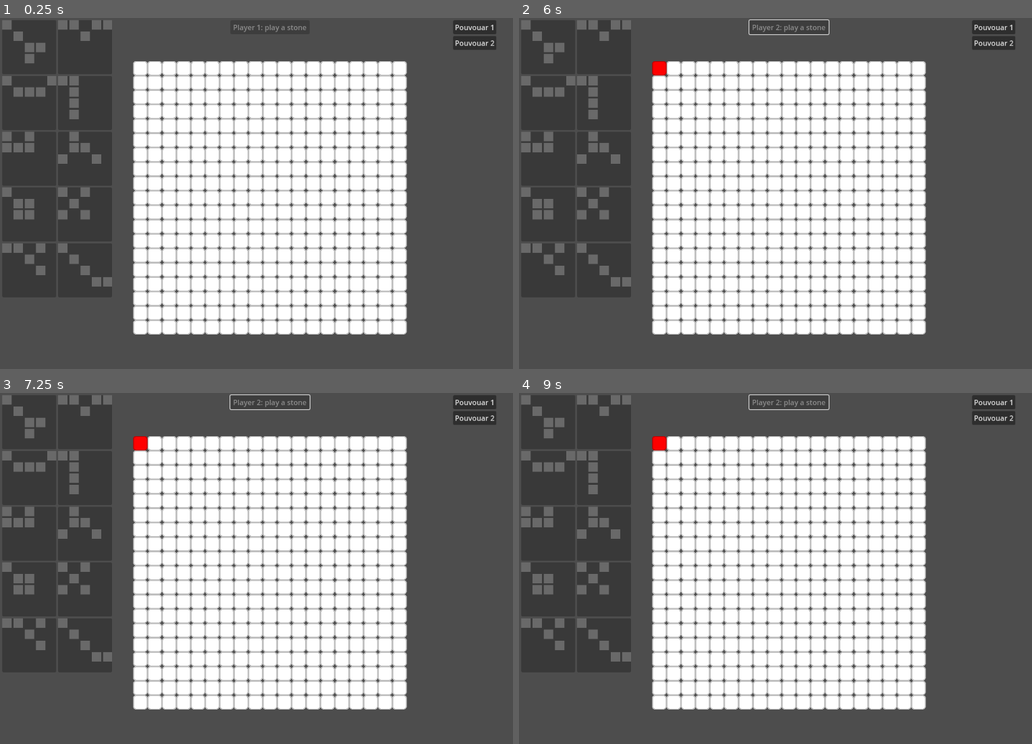
Above: before the commit, frames 1-4 (two rows, left to right).
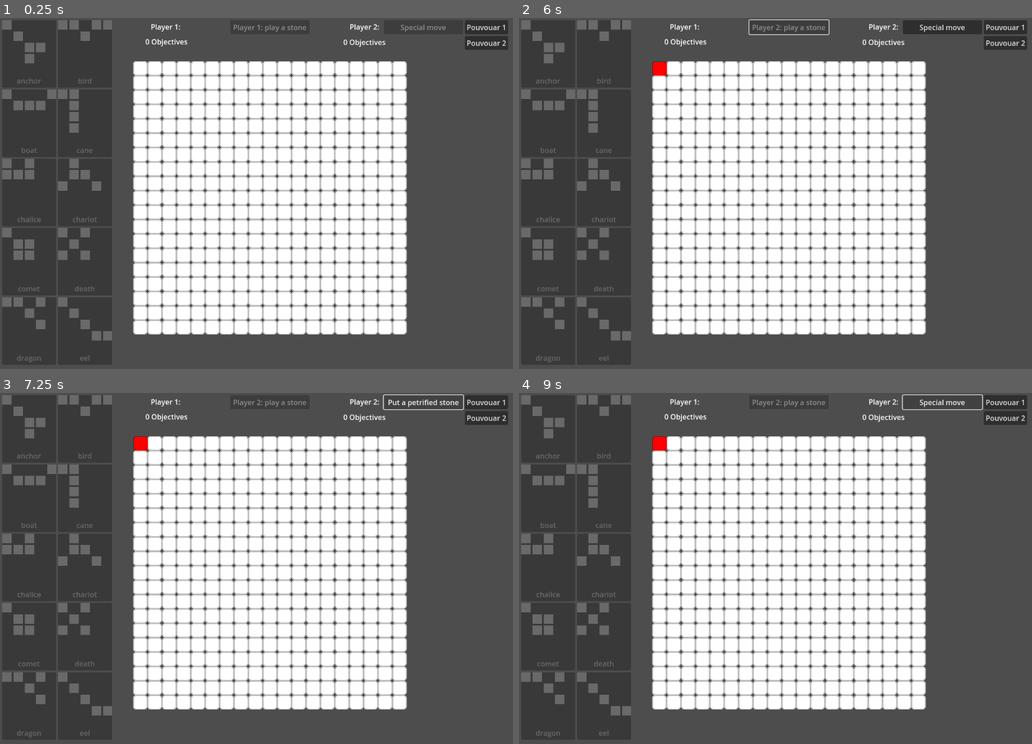
Above: after the commit, the same moments.

Repository: Kevar/CardJammers
Game: Godot game, scene res://scenes/main_2.tscn
Same seed, same stepped clock (60 frames per second), same inputs: the game is played once before the commit and once after it.
Inputs (mouse positions are in pixels of both pictures, inside the frame that each line leads up to):
- Up to frame 1 (0.25 s): no input
- Up to frame 2 (6 s): click "Pouvouar 1" at 0.5 s; click "Pouvouar 2" at 1.25 s; click "Pouvouar 1" at 2 s; click "Pouvouar 2" at 2.75 s; click "Pouvouar 1" at 3.5 s; click "Pouvouar 2" at 4.25 s; tap Enter at 5 s; move the mouse to (657, 67) at 5.02 s; click (657, 67) at 5.17 s; click "Next player" at 5.75 s
- Up to frame 3 (7.25 s): click (425, 403) at 6.5 s, where only the run after the commit has a clickable "Special move"
- Up to frame 4 (9 s): click (944, 403) at 7.25 s, where only the run after the commit has a clickable "Put a petrified stone"; click (944, 403) at 8 s, where only the run after the commit has a clickable "Special move"; click (944, 403) at 8.75 s, where only the run after the commit has a clickable "Put a petrified stone"

The runs differ from the first frame. In frame 1, 4.2% of the frame differs, in the area x 0-99%, y 0-98%; in frame 2, 4.7%; in frame 3, 4.5%; in frame 4, 4.5%.

Commit message:
end game management and objective names

Diff:
--- a/scenes/main_2.tscn
+++ b/scenes/main_2.tscn
@@ -47,7 +47,7 @@
 anchors_preset = 15
 anchor_right = 1.0
 anchor_bottom = 1.0
-offset_left = 1007.0
+offset_left = 1033.0
 offset_top = 5.0
 offset_right = -3.0
 offset_bottom = -5.0
@@ -66,9 +66,88 @@
 grow_horizontal = 2
 text = "Player 1 : Play a stone"
 
+[node name="Player2SpecialMove" type="Button" parent="Camera2D/CanvasLayer"]
+custom_minimum_size = Vector2(120, 30)
+anchors_preset = 5
+anchor_left = 0.5
+anchor_right = 0.5
+offset_left = 253.0
+offset_top = 5.0
+offset_right = 429.0
+offset_bottom = 36.0
+grow_horizontal = 2
+text = "Player 2 special move"
+
+[node name="Label" type="Label" parent="Camera2D/CanvasLayer"]
+offset_left = 335.0
+offset_top = 8.0
+offset_right = 401.0
+offset_bottom = 31.0
+text = "Player 1:"
+
+[node name="Player1ObjectivesCount" type="Label" parent="Camera2D/CanvasLayer"]
+offset_left = 323.0
+offset_top = 41.0
+offset_right = 417.0
+offset_bottom = 64.0
+text = "0 Objectives"
+
+[node name="Player2ObjectivesCount" type="Label" parent="Camera2D/CanvasLayer"]
+offset_left = 763.0
+offset_top = 42.0
+offset_right = 857.0
+offset_bottom = 65.0
+text = "0 Objectives"
+
+[node name="Label2" type="Label" parent="Camera2D/CanvasLayer"]
+offset_left = 777.0
+offset_top = 8.0
+offset_right = 843.0
+offset_bottom = 31.0
+text = "Player 2:"
+
+[node name="WinScreen" type="ColorRect" parent="Camera2D/CanvasLayer"]
+visible = false
+anchors_preset = 15
+anchor_right = 1.0
+anchor_bottom = 1.0
+grow_horizontal = 2
+grow_vertical = 2
+color = Color(0, 0, 0, 0.498039)
+
+[node name="WinText" type="RichTextLabel" parent="Camera2D/CanvasLayer/WinScreen"]
+layout_mode = 1
+anchors_preset = 15
+anchor_right = 1.0
+anchor_bottom = 1.0
+offset_top = 371.0
+offset_bottom = -364.0
+grow_horizontal = 2
+grow_vertical = 2
+theme_override_font_sizes/normal_font_size = 40
+bbcode_enabled = true
+text = "[center]Player 1 Wins!!![/center]"
+
+[node name="PlayAgain" type="Button" parent="Camera2D/CanvasLayer/WinScreen"]
+layout_mode = 1
+anchors_preset = 8
+anchor_left = 0.5
+anchor_top = 0.5
+anchor_right = 0.5
+anchor_bottom = 0.5
+offset_left = -43.5
+offset_top = 43.0
+offset_right = 43.5
+offset_bottom = 74.0
+grow_horizontal = 2
+grow_vertical = 2
+text = "Play again"
+
 [node name="Music" type="AudioStreamPlayer" parent="."]
 stream = ExtResource("14_nm0rc")
 volume_db = -15.928
 autoplay = true
 
 [connection signal="pressed" from="Camera2D/CanvasLayer/GlobalActionButton" to="." method="_on_global_action_button_pressed"]
+[connection signal="pressed" from="Camera2D/CanvasLayer/Player2SpecialMove" to="." method="_on_player_2_special_move_pressed"]
+[connection signal="pressed" from="Camera2D/CanvasLayer/WinScreen/PlayAgain" to="." method="_on_play_again_pressed"]
--- a/scenes/pattern_view.tscn
+++ b/scenes/pattern_view.tscn
@@ -3,17 +3,25 @@
 [ext_resource type="Script" path="res://scripts/pattern_view.gd" id="1_s7esa"]
 
 [node name="pattern_view" type="Button"]
-custom_minimum_size = Vector2(120, 120)
+custom_minimum_size = Vector2(120, 150)
 mouse_default_cursor_shape = 2
 script = ExtResource("1_s7esa")
 
 [node name="GridContainer" type="GridContainer" parent="."]
 layout_mode = 1
-anchors_preset = 15
+anchors_preset = 10
 anchor_right = 1.0
-anchor_bottom = 1.0
+offset_bottom = 120.0
 grow_horizontal = 2
-grow_vertical = 2
 columns = 5
 
+[node name="Label" type="Label" parent="."]
+layout_mode = 0
+offset_top = 120.0
+offset_right = 120.0
+offset_bottom = 150.0
+text = "blabla"
+horizontal_alignment = 1
+vertical_alignment = 1
+
 [connection signal="pressed" from="." to="." method="_on_pressed"]
--- a/scripts/game_manager.gd
+++ b/scripts/game_manager.gd
@@ -75,11 +75,34 @@
 var currentPlayerCanPlayAStone:bool = true
 var currentPlayerCanCheckAPattern:bool = false
 
+var currentPlayerPlaySpecialMove:bool = false
+var specialMovePlayed:bool = false
+
+var lastPlayedPosition:Vector2i = Vector2i(-1, -1)
+
+var player1ObjectivesCount:int = 0
+var player2ObjectivesCount:int = 0
+
 signal updatePatternViewButtons
+signal gameOver(winner:int)
 
 func init_board(width:int, height:int, p1Color:Color, p2Color:Color):
 	boardWidth = width
 	boardHeight = height
+
+	currentPlayer = 0
+	currentPlayerCanPlayAStone = true
+	currentPlayerCanCheckAPattern = false
+
+	currentPlayerPlaySpecialMove = false
+	specialMovePlayed = false
+
+	lastPlayedPosition = Vector2i(-1, -1)
+
+	player1ObjectivesCount = 0
+	player2ObjectivesCount = 0
+
+	cellColors.clear()
 
 	cellColors.append(Color.WHITE)
 	cellColors.append(p1Color)
@@ -87,6 +110,8 @@
 	cellColors.append(p1Color * Color.DIM_GRAY)
 	cellColors.append(p2Color * Color.DIM_GRAY)
 
+	board.clear()
+
 	for x in range(0, width):
 		for y in range(0, height):
 			board.append(CellState.FREE)
@@ -106,11 +131,17 @@
 	var state = API_get_board_cell(x, y)
 
 	if state == CellState.FREE and currentPlayerCanPlayAStone:
-		API_set_board_cell(x, y, 1 + currentPlayer)
-		#currentPlayer = 1-currentPlayer
-		currentPlayerCanPlayAStone = false
-		currentPlayerCanCheckAPattern = true
-		updatePatternViewButtons.emit()
+		if currentPlayerPlaySpecialMove:
+			API_set_board_cell(x, y, 3 + currentPlayer)
+			currentPlayerPlaySpecialMove = false
+			specialMovePlayed = true
+		else:
+			API_set_board_cell(x, y, 1 + currentPlayer)
+			lastPlayedPosition.x = x
+			lastPlayedPosition.y = y
+			currentPlayerCanPlayAStone = false
+			currentPlayerCanCheckAPattern = true
+			updatePatternViewButtons.emit()
 
 func next_player():
 	currentPlayer = 1-currentPlayer
@@ -119,6 +150,9 @@
 	updatePatternViewButtons.emit()
 
 func API_find_pattern(pattern:Pattern, state:CellState) -> Vector2i:
+	var mandatoryPos:Array[Vector2i]
+	mandatoryPos.append(lastPlayedPosition)
+
 	var pBits:Array[int]
 
 	pBits.append(pattern.bits)
@@ -127,13 +161,16 @@
 	pBits.append(pattern.rotate270)
 
 	for p in pBits:
-		var r:Vector2i = find_sub_pattern(p, state)
+		var r:Vector2i = find_sub_pattern_with_mandatory_pos(p, state, mandatoryPos)
 		if r.x != -10:
 			return r
 
 	return Vector2i(-10, -10)
 
 func API_find_and_stone_pattern(pattern:Pattern, state:CellState) -> bool:
+	var mandatoryPos:Array[Vector2i]
+	mandatoryPos.append(lastPlayedPosition)
+
 	var pBits:Array[int]
 
 	pBits.append(pattern.bits)
@@ -142,7 +179,7 @@
 	pBits.append(pattern.rotate270)
 
 	for p in pBits:
-		var r:Vector2i = find_sub_pattern(p, state)
+		var r:Vector2i = find_sub_pattern_with_mandatory_pos(p, state, mandatoryPos)
 		if r.x != -10:
 			stone_pattern_at(p, state, r.x, r.y)
 			return true
@@ -182,7 +219,6 @@
 
 	return Vector2i(-10, -10) #Mettre -1 crée des faux négatifs avec les patterns dans le coin supérieur gauche
 
-
 func stone_pattern_at(pattern_bits:int, state:CellState, x:int, y:int):
 	for ix in range(0, 5):
 		for iy in range(0, 5):
@@ -202,3 +238,13 @@
 				pattern |= 1 << (ix + iy * 5)
 
 	return pattern
+
+func add_objective(player:int):
+	if player == 0:
+		player1ObjectivesCount += 1
+		if player1ObjectivesCount >= 4:
+			gameOver.emit(player)
+	if player == 1:
+		player2ObjectivesCount += 1
+		if player2ObjectivesCount >= 4:
+			gameOver.emit(player)
--- a/scripts/main_2.gd
+++ b/scripts/main_2.gd
@@ -3,11 +3,19 @@
 @onready var objectivesGrid:GridContainer = $Camera2D/CanvasLayer/Objectives
 @onready var powerGrid:GridContainer = $Camera2D/CanvasLayer/Powers
 @onready var globalActionButton:Button = $Camera2D/CanvasLayer/GlobalActionButton
+@onready var player2SpecialMoveButton:Button = $Camera2D/CanvasLayer/Player2SpecialMove
+@onready var player1ObjectivesCount:Label = $Camera2D/CanvasLayer/Player1ObjectivesCount
+@onready var player2ObjectivesCount:Label = $Camera2D/CanvasLayer/Player2ObjectivesCount
+
+@onready var winScreen:ColorRect = $Camera2D/CanvasLayer/WinScreen
+@onready var winText:RichTextLabel = $Camera2D/CanvasLayer/WinScreen/WinText
 
 @export var objectives:Array[Pattern]
 @export var powers:Array[Power]
 
 func _ready():
+	GameManager.gameOver.connect(on_game_over)
+
 	var pV:PackedScene = load("res://scenes/pattern_view.tscn")
 
 	for obj:Pattern in objectives:
@@ -20,9 +28,9 @@
 
 	var powV:PackedScene = load("res://scenes/power_view.tscn")
 
-	for pow:Power in powers:
+	for po:Power in powers:
 		var powView:PowerView = powV.instantiate()
-		powView.power = pow
+		powView.power = po
 		powerGrid.add_child(powView)
 
 func _process(_delta):
@@ -32,6 +40,18 @@
 	else:
 		globalActionButton.text = "Next player"
 		globalActionButton.disabled = false
+
+	if GameManager.specialMovePlayed:
+		player2SpecialMoveButton.visible = false
+	elif GameManager.currentPlayerCanPlayAStone and GameManager.currentPlayer == 1:
+		player2SpecialMoveButton.disabled = false
+		player2SpecialMoveButton.text = "Put a petrified stone" if GameManager.currentPlayerPlaySpecialMove else "Special move"
+	else:
+		player2SpecialMoveButton.disabled = true
+		player2SpecialMoveButton.text = "Special move"
+
+	player1ObjectivesCount.text = str(GameManager.player1ObjectivesCount) + " Objectives"
+	player2ObjectivesCount.text = str(GameManager.player2ObjectivesCount) + " Objectives"
 
 func _on_global_action_button_pressed():
 	GameManager.next_player()
@@ -44,13 +64,18 @@
 	if p != null:
 		if GameManager.API_find_and_stone_pattern(p.pattern, GameManager.currentPlayer + 1):
 			p.capturedByPlayer = GameManager.currentPlayer
+			GameManager.add_objective(GameManager.currentPlayer)
 			GameManager.currentPlayerCanCheckAPattern = false
 			print("Pattern found")
-		#var pos:Vector2i = GameManager.API_find_pattern(p.pattern, GameManager.currentPlayer + 1)
-		#if pos.x >= 0:
-		#	print("Pattern found at " + str(pos.x) + ":" + str(pos.y))
-		#	GameManager.API_stone_pattern_at(p.pattern, GameManager.currentPlayer + 1, pos.x, pos.y)
-		#	p.capturedByPlayer = GameManager.currentPlayer
-		#	GameManager.currentPlayerCanCheckAPattern = false
 		else:
 			print("Pattern not found")
+
+func _on_player_2_special_move_pressed():
+	GameManager.currentPlayerPlaySpecialMove = !GameManager.currentPlayerPlaySpecialMove
+
+func on_game_over(winner:int):
+	winScreen.visible = true
+	winText.text = "[center]Player " + str(winner + 1) + " Wins![/center]"
+
+func _on_play_again_pressed():
+	get_tree().change_scene_to_file("res://scenes/main_2.tscn")
--- a/scripts/pattern_view.gd
+++ b/scripts/pattern_view.gd
@@ -4,6 +4,7 @@
 @export var pattern:Pattern
 
 @onready var grid:GridContainer = $GridContainer
+@onready var pname:Label = $Label
 
 signal check_pattern(p:PatternView)
 
@@ -12,6 +13,10 @@
 # Called when the node enters the scene tree for the first time.
 func _ready():
 	GameManager.updatePatternViewButtons.connect(on_updatePatternViewButtons)
+
+	var s:int = pattern.resource_path.rfind("p_")
+	var e:int = pattern.resource_path.rfind(".tres")
+	pname.text = pattern.resource_path.substr(s+2, e-(s+2))
 
 	for i in range(0, 25):
 		var c:ColorRect = ColorRect.new()
Not shown: 1 places in scenes/main_2.tscn that only renumber resources
